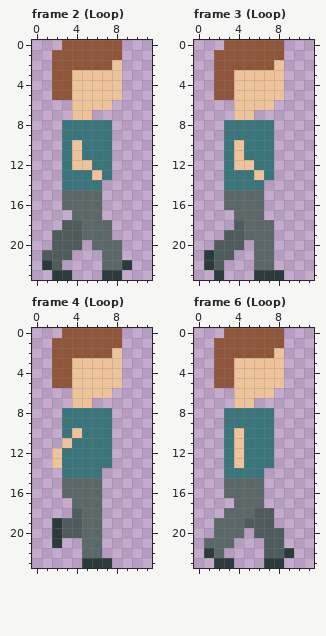
One commit to this pixel-art file: assets/person.aseprite. The picture above was drawn from the file before the commit.
12x24 pixels, 9 frames. Shown: frame 2 (Loop), frame 3 (Loop), frame 4 (Loop), frame 6 (Loop). The commit also changed other frames, which this record leaves out.
And afterwards:
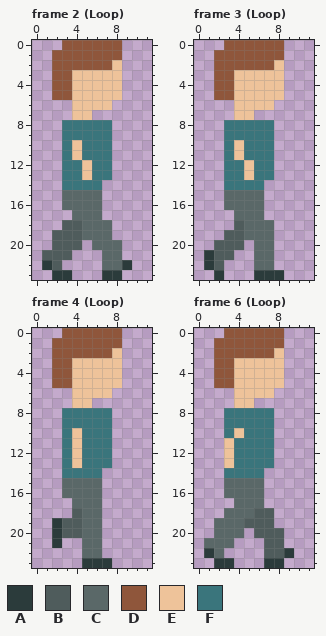
Palette (. is transparent): A #2b3b3b  B #4f5c5c  C #5a6868  D #8f563b  E #eec39a  F #3a757c
From the commit log: Fix weird arm animation
Changes in this commit:
{"where": "frame 2 (Loop), layer \"Arm\""}
{"frame":2,"y":12,"x":4,"old":"E","new":"F"}
{"frame":2,"y":13,"x":5,"old":"FE","new":"EF"}
{"where": "frame 3 (Loop), layer \"Arm\""}
{"frame":3,"y":12,"x":4,"old":"E","new":"F"}
{"frame":3,"y":13,"x":5,"old":"FE","new":"EF"}
{"where": "frame 4 (Loop), layer \"Arm\""}
{"frame":4,"y":11,"x":3,"old":"EF","new":"FE"}
{"frame":4,"y":12,"x":2,"old":"E","new":"."}
{"frame":4,"y":12,"x":4,"old":"F","new":"E"}
{"frame":4,"y":13,"x":2,"old":"E","new":"."}
{"frame":4,"y":13,"x":4,"old":"F","new":"E"}
{"where": "frame 6 (Loop), layer \"Arm\""}
{"frame":6,"y":11,"x":3,"old":"FE","new":"EF"}
{"frame":6,"y":12,"x":3,"old":"FE","new":"EF"}
{"frame":6,"y":13,"x":3,"old":"FE","new":"EF"}
